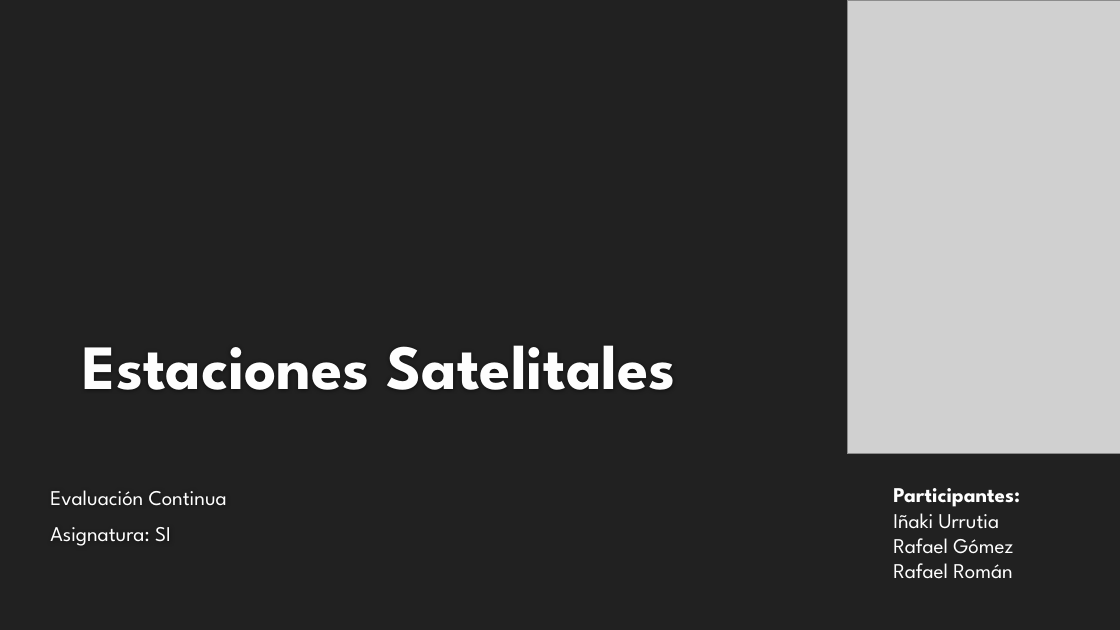
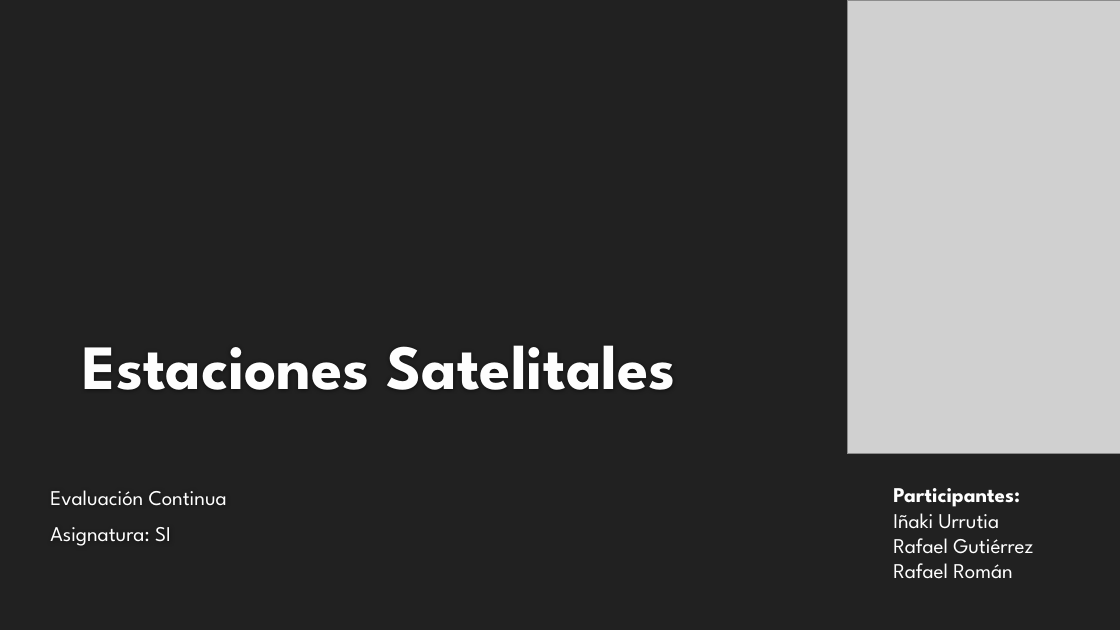
Before and after one commit to rafaroman18/SatellitesIS, a slide deck: slide 1 of TrabajoSI.pptx. Drawn at 1120x630 pixels with LibreOffice and Linux fonts; fonts in the diff are those of the drawing; grey boxes stand for pictures; background and template pictures are left out. Boxes give left, top, right and bottom in pixels: in the first picture for what was removed or moved away, otherwise in the second. Text is boxed around its words. In the diff, an @@ line names an element or a change of style, - is before the commit and + after.

```diff
--- a/TrabajoSI.pptx
+++ b/TrabajoSI.pptx
@@ text at <box>893,538,1033,554</box>: text changed @@
-Rafael Gómez
+Rafael Gutiérrez
```
Also in this commit, not shown: 1 other slide changed.
